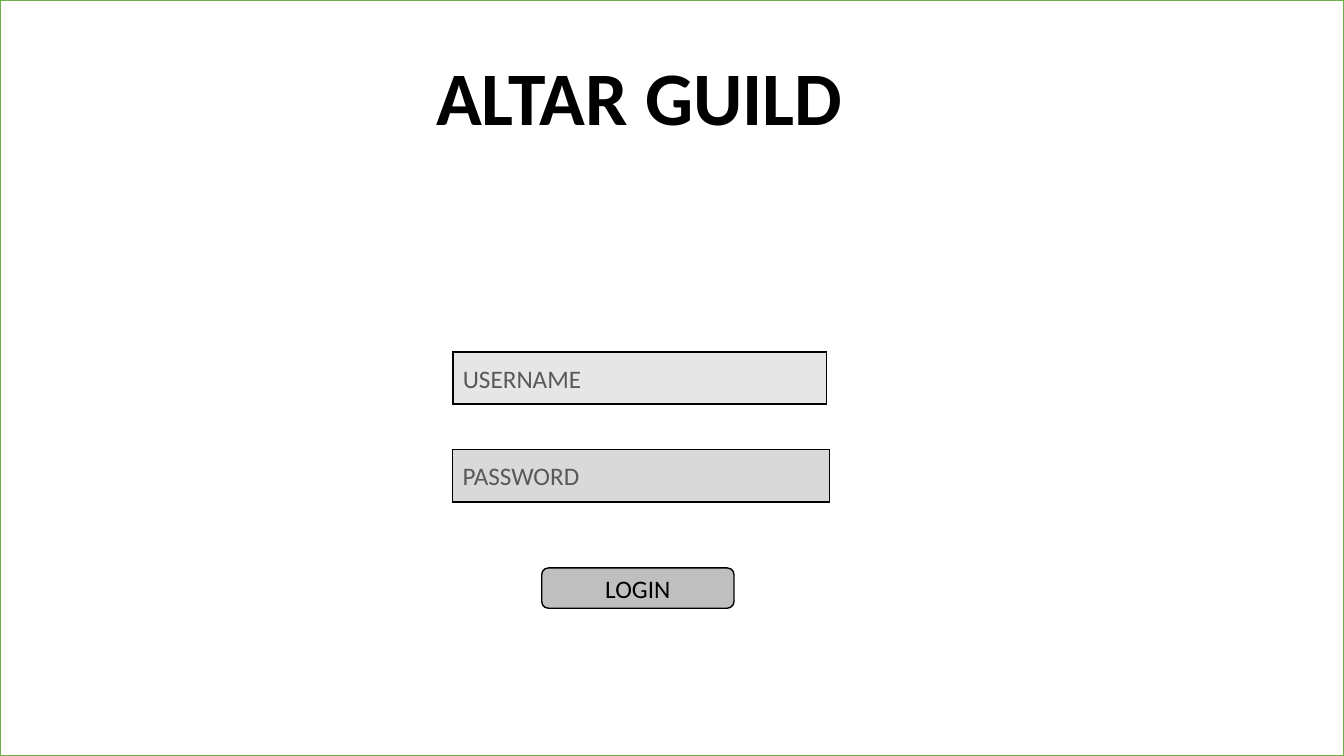
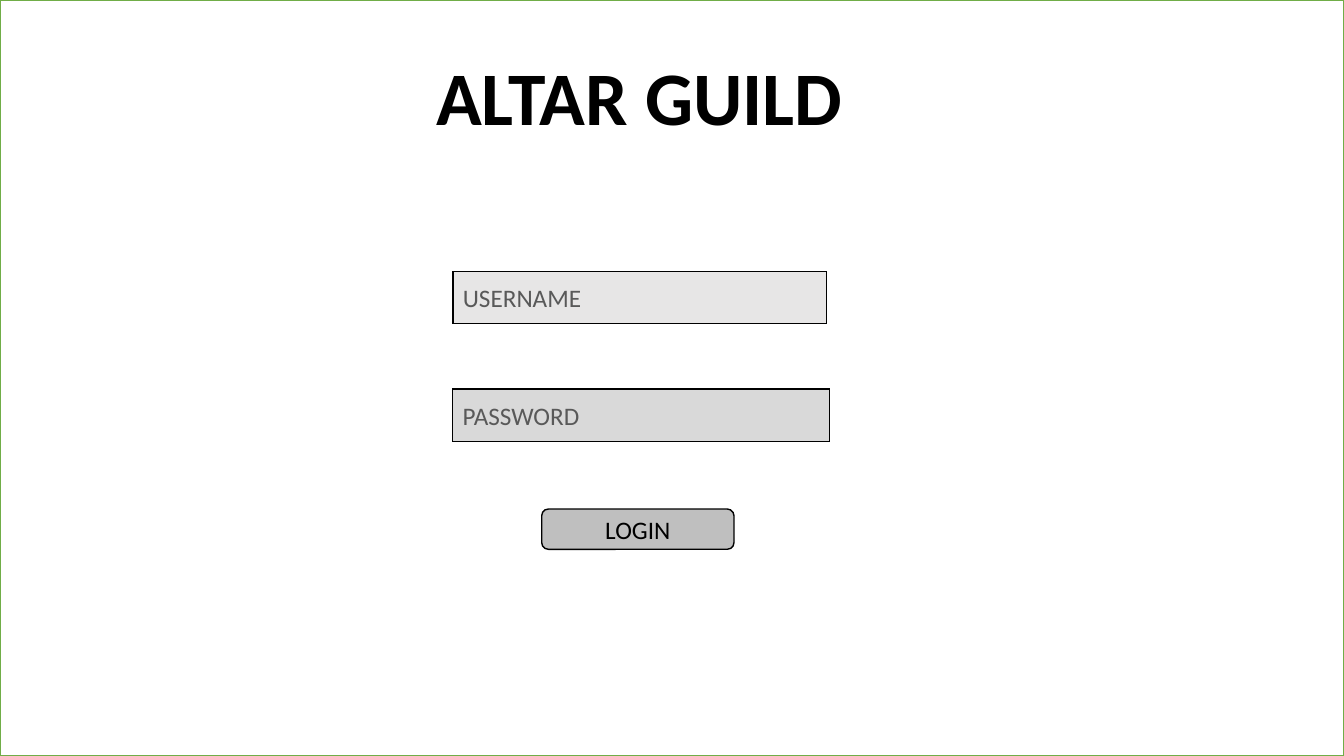
Before and after one commit to harishvavilala/Betterhappo, a slide deck: slide 2 of Powerpoints/BannerManagment.pptx. Drawn at 1344x756 pixels with LibreOffice and Linux fonts; fonts in the diff are those of the drawing; background and template pictures are left out. Boxes give left, top, right and bottom in pixels: in the first picture for what was removed or moved away, otherwise in the second. Text is boxed around its words. In the diff, an @@ line names an element or a change of style, - is before the commit and + after.

Commit message:
UPDATE

```diff
--- a/Powerpoints/BannerManagment.pptx
+++ b/Powerpoints/BannerManagment.pptx
@@ rectangle "USERNAME": place and size @@
-rectangle "USERNAME" at [453, 352, 827, 404]
+rectangle "USERNAME" at [453, 271, 827, 324]
@@ rectangle "PASSWORD": place and size @@
-rectangle "PASSWORD" at [453, 450, 830, 502]
+rectangle "PASSWORD" at [453, 389, 830, 442]
@@ rounded rectangle "LOGIN": place and size @@
-rounded rectangle "LOGIN" at [541, 568, 734, 608]
+rounded rectangle "LOGIN" at [541, 509, 734, 549]
```
